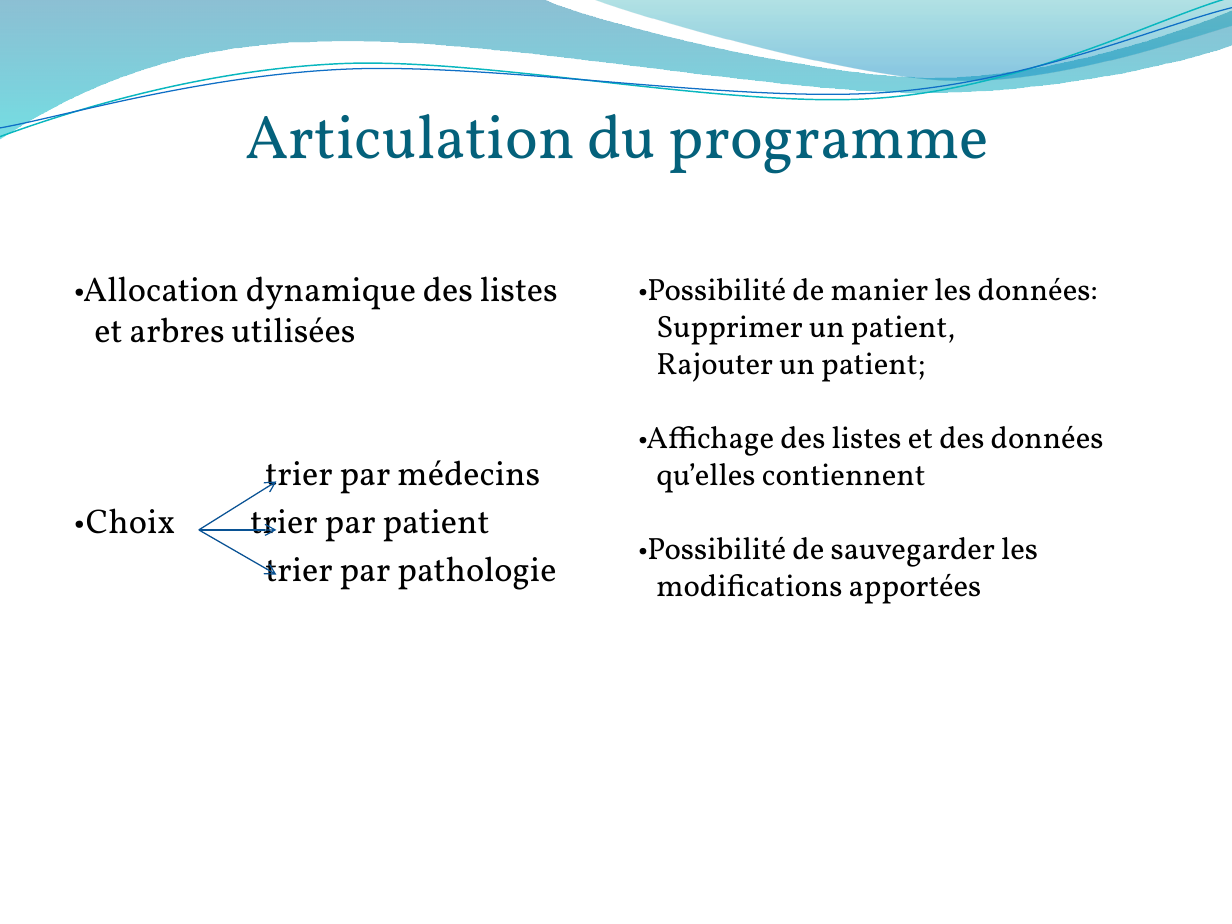
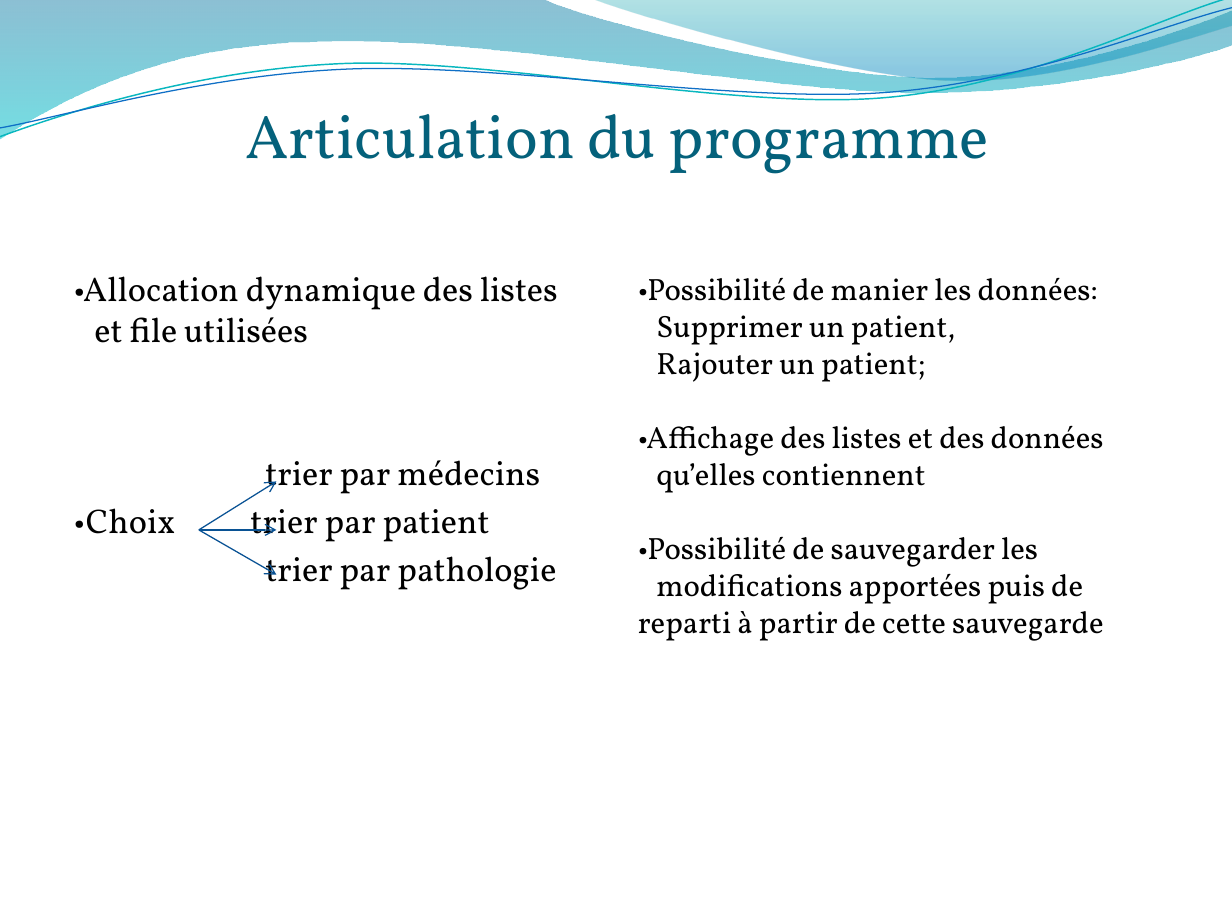
Before and after one commit to manonfrnr/projectS1, a slide deck: slide 2 of ProjetS1.pptx. Drawn at 1232x924 pixels with LibreOffice and Linux fonts; fonts in the diff are those of the drawing; background and template pictures are left out. Boxes give left, top, right and bottom in pixels: in the first picture for what was removed or moved away, otherwise in the second. Text is boxed around its words. In the diff, an @@ line names an element or a change of style, - is before the commit and + after.

Commit message:
modif ppt

```diff
--- a/ProjetS1.pptx
+++ b/ProjetS1.pptx
@@ text at (74,276,558,343): text changed @@
-•Allocation dynamique des listes
-et arbres utilisées
+•Allocation dynamique des listes
+et file utilisées
@@ text at (638,425,1104,641): text changed @@
-•Affichage des listes et des données
-qu’elles contiennent
-•Possibilité de sauvegarder les
-modifications apportées
+•Affichage des listes et des données
+qu’elles contiennent
+•Possibilité de sauvegarder les
+modifications apportées puis de reparti à partir de cette sauvegarde
```
